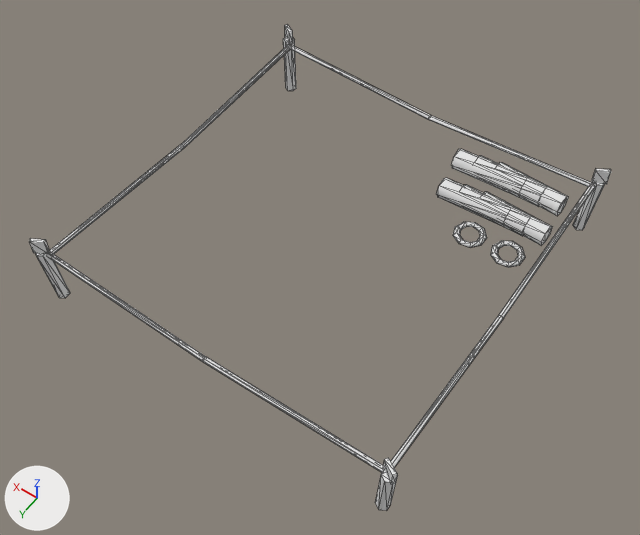
One commit to the glTF model game/assets/props/blender/site_large_0.glb: the scene before it, then after it.
Both versions are drawn from a 50 mm camera at (-2.48, 3.59, 5.44) aimed at (-0.06, 0.21, 0.13). Every picture has the same lights, and +X, +Y and +Z are marked at lower left. The picture after the commit comes second. Mesh edges are drawn as thin lines. Vertices at exactly the same position are counted once.

In view in the first picture: 'site_large_0'.
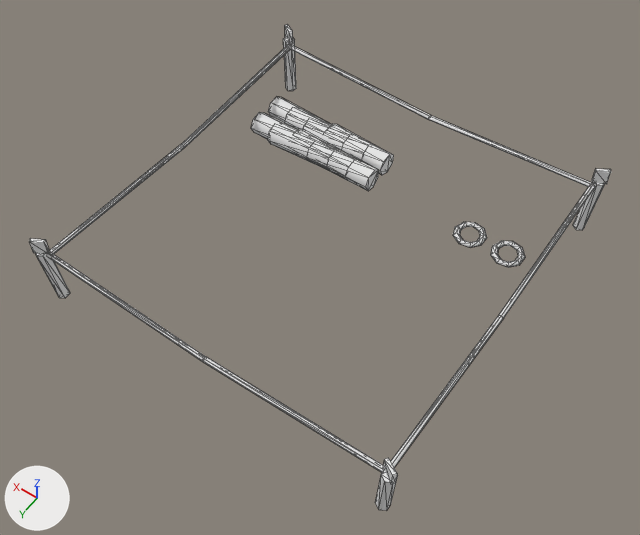
The change, as a list of edits to the scene's bpy script:
```text
Change me_site_large_0:
    used by ob_site_large_0; location = (0.0, 0.0, 0.0)
    remove me_site_large_0.from_pydata(...)  # 316 vertices, 544 faces; spans x -1.54..1.54, y -1.53..1.53, z -0.02..0.62
    add me_site_large_0.from_pydata(...)  # 344 vertices, 592 faces; spans x -1.54..1.54, y -1.53..1.53, z -0.02..0.62
    me_site_large_0 part 1: the loose piece of 14 vertices spanning x -1.31..-0.71, y -1.22..-1.02, z 0.0..0.18 is moved by (2.04, 0.08, 0.01)
    me_site_large_0 part 2: the loose piece of 14 vertices spanning x -1.14..-0.54, y -1.19..-1.02, z 0.0..0.18 is moved by (1.67, 0.08, 0.01)
    me_site_large_0 part 3: the loose piece of 14 vertices spanning x -0.97..-0.37, y -1.19..-0.99, z 0.0..0.18 is moved by (1.3, 0.08, 0.01)
    me_site_large_0 part 4: the loose piece of 14 vertices spanning x -1.31..-0.71, y -1.42..-1.22, z 0.17..0.35 is moved by (1.44, 0.28, -0.16)
    me_site_large_0 part 5: the loose piece of 14 vertices spanning x -1.14..-0.54, y -1.39..-1.22, z 0.17..0.35 is moved by (1.87, 0.5, -0.16)
    me_site_large_0 part 6: the loose piece of 14 vertices spanning x -0.97..-0.37, y -1.39..-1.19, z 0.17..0.35 is moved by (1.5, 0.5, -0.16)
    me_site_large_0 part 7: the loose piece of 14 vertices spanning x -1.31..-0.71, y -1.22..-1.02, z 0.0..0.18 is copied, and the copy is moved by (1.64, 0.3, 0.01); it spans x 0.33..0.93, y -0.93..-0.71, z 0.0..0.2
    me_site_large_0 part 8: a new loose piece, a 7-sided cylinder along x spanning x 0.13..0.73, y -0.9..-0.71, z 0.0..0.2, in mat_structures_atlas (white #e7e7e7)
```

Changed parts and their boxes (x1, y1, x2, y2) in the pictures (640 x 535 px; the box of a moved part takes in the faces that stretch with it):
part 1 of me_site_large_0, moved or reshaped
    before: (483, 192, 553, 246)
    after: (268, 97, 331, 126)
part 2 of me_site_large_0, moved or reshaped
    before: (463, 185, 531, 236)
    after: (285, 108, 350, 136)
part 3 of me_site_large_0, moved or reshaped
    before: (436, 178, 511, 225)
    after: (303, 119, 369, 161)
part 4 of me_site_large_0, moved or reshaped
    before: (498, 162, 569, 216)
    after: (331, 124, 394, 175)
part 5 of me_site_large_0, moved or reshaped
    before: (478, 156, 546, 207)
    after: (251, 112, 315, 141)
part 6 of me_site_large_0, moved or reshaped
    before: (451, 149, 527, 196)
    after: (268, 124, 334, 169)
part 7 of me_site_large_0, added
    after: (297, 129, 356, 181)
part 8 of me_site_large_0, added
    after: (315, 140, 379, 191)
